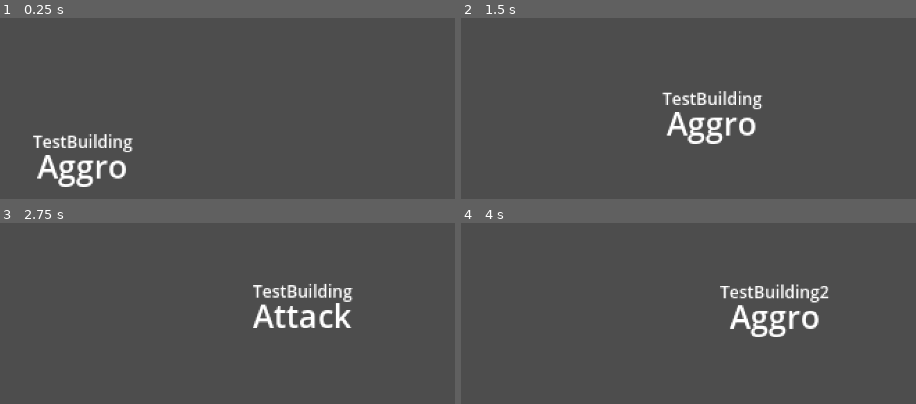
Above: before the commit, frames 1-4 (two rows, left to right).
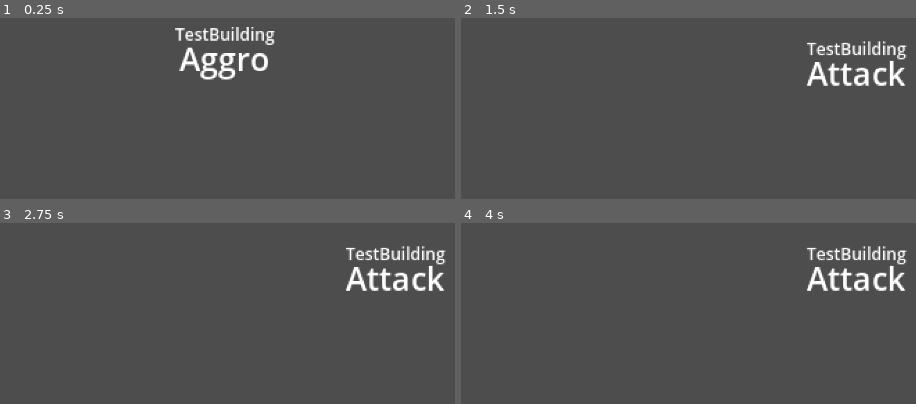
Above: after the commit, the same moments.

Repository: Cedro23/TDCardGame
Game: Godot game, scene res://scenes/game.tscn
Same seed, same stepped clock (60 frames per second), same inputs: the game is played once before the commit and once after it.
Inputs:
- Up to frame 1 (0.25 s): no input
- Up to frame 2 (1.5 s): no input
- Up to frame 3 (2.75 s): no input
- Up to frame 4 (4 s): tap Enter at 2.75 s; tap Space at 3.5 s

The runs differ from the first frame. In frame 1, 4.9% of the frame differs, in the area x 7-61%, y 4-94%; in frame 2, 4.8%; in frame 3, 4.6%; in frame 4, 4.8%.

Commit message:
Fixe melee enemy

Diff:
--- a/scenes/enemies/melee_enemy.tscn
+++ b/scenes/enemies/melee_enemy.tscn
@@ -6,9 +6,7 @@
 [ext_resource type="Script" path="res://scripts/enemies/aggro_state.gd" id="4_pfile"]
 [ext_resource type="Script" path="res://scripts/enemies/attack_state.gd" id="5_c2208"]
 [ext_resource type="Script" path="res://scripts/tools/state_debug.gd" id="6_cytqf"]
-
-[sub_resource type="CircleShape2D" id="CircleShape2D_e3igx"]
-radius = 28.0179
+[ext_resource type="Script" path="res://scripts/tools/target_debug.gd" id="7_rfue3"]
 
 [sub_resource type="CircleShape2D" id="CircleShape2D_xyw2v"]
 radius = 16.0
@@ -16,20 +14,16 @@
 [sub_resource type="LabelSettings" id="LabelSettings_2bupw"]
 font_size = 23
 
+[sub_resource type="LabelSettings" id="LabelSettings_5wudp"]
+font_size = 12
+
 [node name="MeleeEnemy" type="CharacterBody2D"]
 script = ExtResource("1_02wp3")
 
 [node name="Sprite2D" type="Sprite2D" parent="."]
 
 [node name="AttackTimer" type="Timer" parent="."]
-wait_time = 0.2
 one_shot = true
-
-[node name="AttackRange" type="Area2D" parent="."]
-
-[node name="CollisionShape2D" type="CollisionShape2D" parent="AttackRange"]
-shape = SubResource("CircleShape2D_e3igx")
-debug_color = Color(1, 0.137255, 0.12549, 0.419608)
 
 [node name="EnemyHitBox" type="CollisionShape2D" parent="."]
 shape = SubResource("CircleShape2D_xyw2v")
@@ -40,7 +34,6 @@
 
 [node name="Alert" type="Node" parent="EnemyStateMachine"]
 script = ExtResource("3_q4ba4")
-can_move = null
 
 [node name="Aggro" type="Node" parent="EnemyStateMachine"]
 script = ExtResource("4_pfile")
@@ -60,6 +53,15 @@
 script = ExtResource("6_cytqf")
 state_machine = NodePath("../EnemyStateMachine")
 
+[node name="TargetDebug" type="Label" parent="." node_paths=PackedStringArray("enemy")]
+offset_left = -54.0
+offset_top = -59.0
+offset_right = 54.0
+offset_bottom = -42.0
+text = "Target"
+label_settings = SubResource("LabelSettings_5wudp")
+horizontal_alignment = 1
+script = ExtResource("7_rfue3")
+enemy = NodePath("..")
+
 [connection signal="timeout" from="AttackTimer" to="EnemyStateMachine/Attack" method="_on_attack_timer_timeout"]
-[connection signal="body_entered" from="AttackRange" to="EnemyStateMachine/Aggro" method="_on_attack_range_body_entered"]
-[connection signal="body_exited" from="AttackRange" to="EnemyStateMachine/Attack" method="_on_attack_range_body_exited"]
--- a/scenes/enemies/ranged_enemy.tscn
+++ b/scenes/enemies/ranged_enemy.tscn
@@ -34,7 +34,6 @@
 
 [node name="Alert" type="Node" parent="EnemyStateMachine"]
 script = ExtResource("3_cinbb")
-can_move = null
 
 [node name="Aggro" type="Node" parent="EnemyStateMachine"]
 script = ExtResource("4_43v6s")
--- a/scenes/game.tscn
+++ b/scenes/game.tscn
@@ -1,7 +1,7 @@
 [gd_scene load_steps=4 format=3 uid="uid://dmlgh8lodh2rm"]
 
+[ext_resource type="PackedScene" uid="uid://bl8xc53ebchfy" path="res://scenes/enemies/melee_enemy.tscn" id="1_yce7x"]
 [ext_resource type="Script" path="res://scripts/buildings/building.gd" id="2_qwapg"]
-[ext_resource type="PackedScene" uid="uid://bpgcemahdqh3q" path="res://scenes/enemies/ranged_enemy.tscn" id="3_ewmi7"]
 
 [sub_resource type="RectangleShape2D" id="RectangleShape2D_he7m6"]
 
@@ -33,5 +33,7 @@
 [node name="CollisionShape2D" type="CollisionShape2D" parent="Buildings/TestBuilding3"]
 shape = SubResource("RectangleShape2D_he7m6")
 
-[node name="RangedEnemy" parent="." instance=ExtResource("3_ewmi7")]
-position = Vector2(-250, 18)
+[node name="MeleeEnemy" parent="." instance=ExtResource("1_yce7x")]
+position = Vector2(-148, -67)
+attack_damage = 20.0
+attack_range = 30.0
--- a/scripts/enemies/attack_state.gd
+++ b/scripts/enemies/attack_state.gd
@@ -9,14 +9,15 @@
 
 func process(_delta):
 	if enemy.target == null or not target_in_range():
+		enemy.attack_timer.stop()
 		transitioned.emit("alert")
 	if can_attack:
-		can_attack = false
 		attack()
 		enemy.attack_timer.start()
 
 func attack():
 	enemy.target.take_damage(enemy.attack_damage)
+	can_attack = false
 
 func _on_attack_timer_timeout():
 	can_attack = true
--- a/scripts/enemies/basic_enemy.gd
+++ b/scripts/enemies/basic_enemy.gd
@@ -1,9 +1,5 @@
 extends Enemy
 class_name BasicEnemy
-
-# Called when the node enters the scene tree for the first time.
-func _ready():
-	pass # Replace with function body.
 
 # Called every frame. 'delta' is the elapsed time since the previous frame.
 func _process(_delta: float):
--- a/scripts/enemies/enemy.gd
+++ b/scripts/enemies/enemy.gd
@@ -10,6 +10,7 @@
 @export_group("Attack stats")
 @export var attack_damage: float = 100.0
 @export var attack_range: float = 100.0
+@export var attack_cooldown: float = 1.0
 @onready var attack_timer: Timer = $AttackTimer
 
 @export_group("Movement stats")
@@ -19,6 +20,7 @@
 
 # Called when the node enters the scene tree for the first time.
 func _ready():
+	attack_timer.wait_time = attack_cooldown
 	_hp = _max_hp
 
 func _process(_delta: float):
Not shown: 1 places in scenes/enemies/melee_enemy.tscn that only renumber resources
